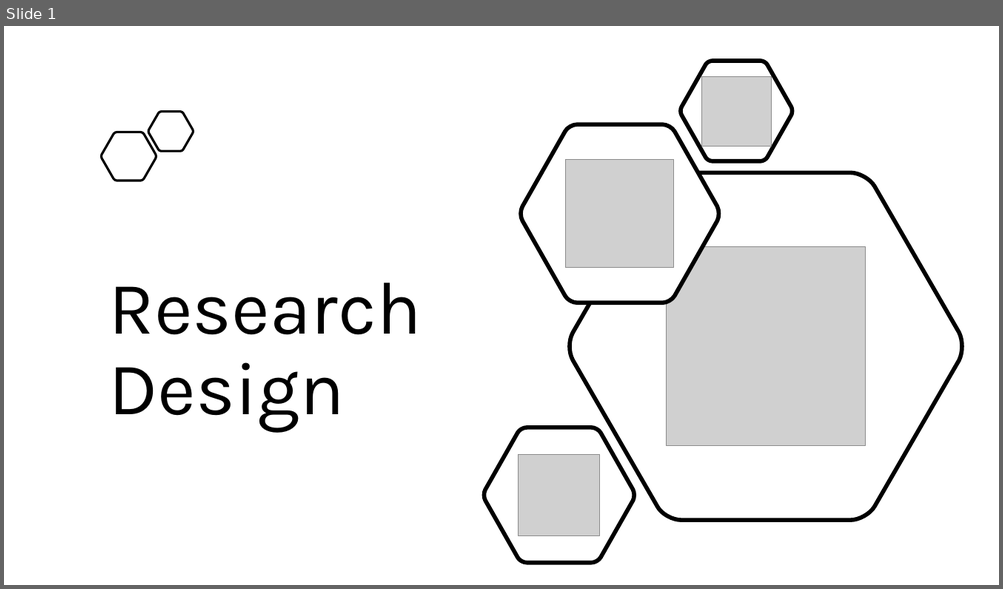
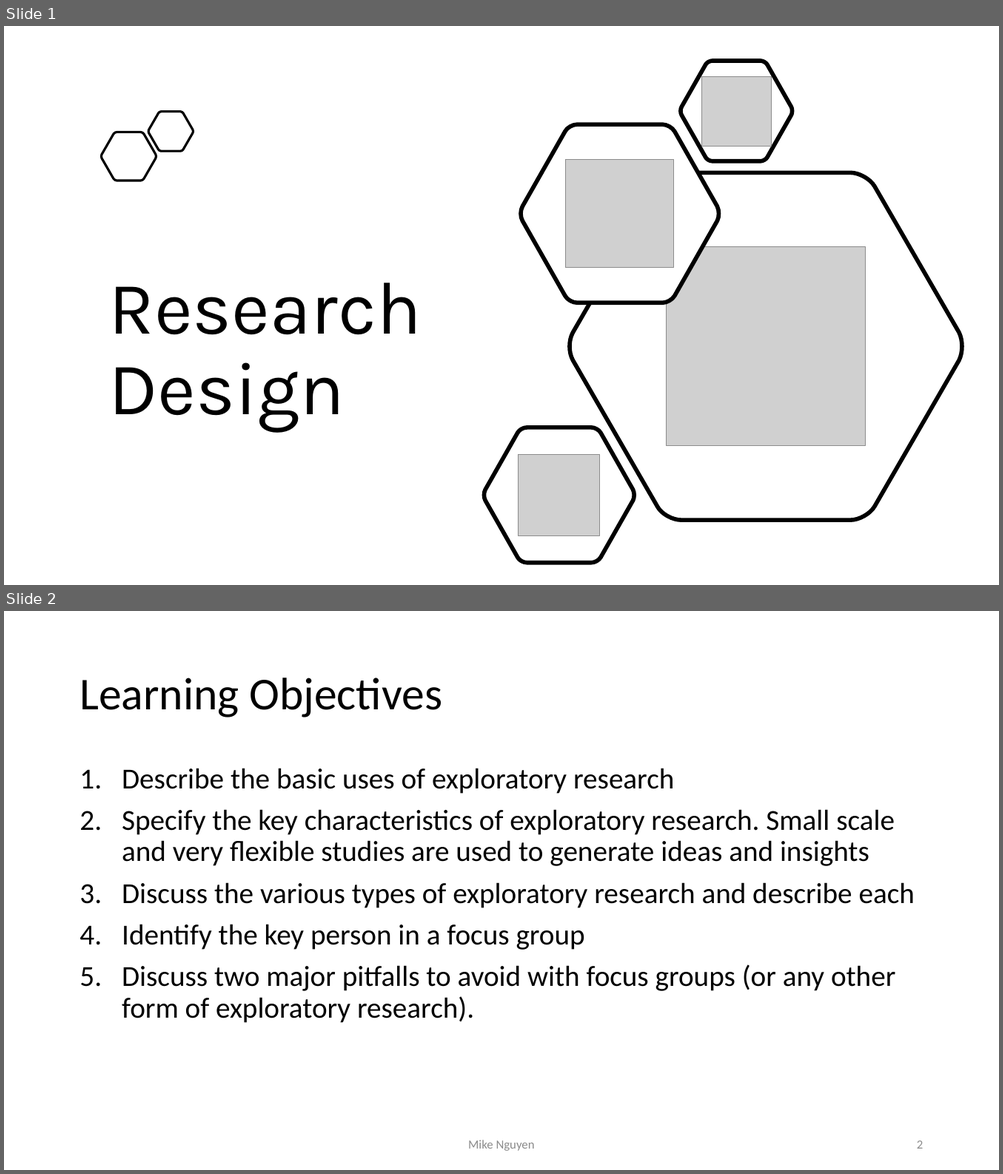
Before and after one commit to mikenguyen13/mar4050, a slide deck: lectures/2/Unit4_Research Design.pptx. Shown one above the other, each under a label of ours: slide 1 before the commit, slides 1 and 2 after it. The pictures are 1003x589 and 1003x1174 pixels, drawn with LibreOffice and Linux fonts; fonts in the diff are those of the drawing; grey boxes stand for pictures. Boxes give left, top, right and bottom in pixels: in the first picture for what was removed or moved away, otherwise in the second. Text is boxed around its words. In the diff, an @@ line names an element or a change of style, - is before the commit and + after.

```diff
--- a/lectures/2/Unit4_Research Design.pptx
+++ b/lectures/2/Unit4_Research Design.pptx
@@ slide 2 added at (x1=4, y1=611, x2=999, y2=1170), background #FFFFFF @@
@@ title added at (x1=79, y1=678, x2=443, y2=718), 44 pt, text #000000 @@
+Learning Objectives
@@ text added at (x1=122, y1=768, x2=914, y2=1023), 28 pt, text #000000 @@
+1. Describe the basic uses of exploratory research
+2. Specify the key characteristics of exploratory research. Small scale and very flexible studies are used to generate ideas and insights
+3. Discuss the various types of exploratory research and describe each
+4. Identify the key person in a focus group
+5. Discuss two major pitfalls to avoid with focus groups (or any other form of exploratory research).
@@ text added at (x1=468, y1=1140, x2=535, y2=1151), 12 pt, text #8C8C8C @@
+Mike Nguyen
@@ page number added at (x1=916, y1=1141, x2=922, y2=1149), 12 pt, text #8C8C8C @@
+2
```
Also in this commit, not shown: 17 other slides added, 9 other files.
